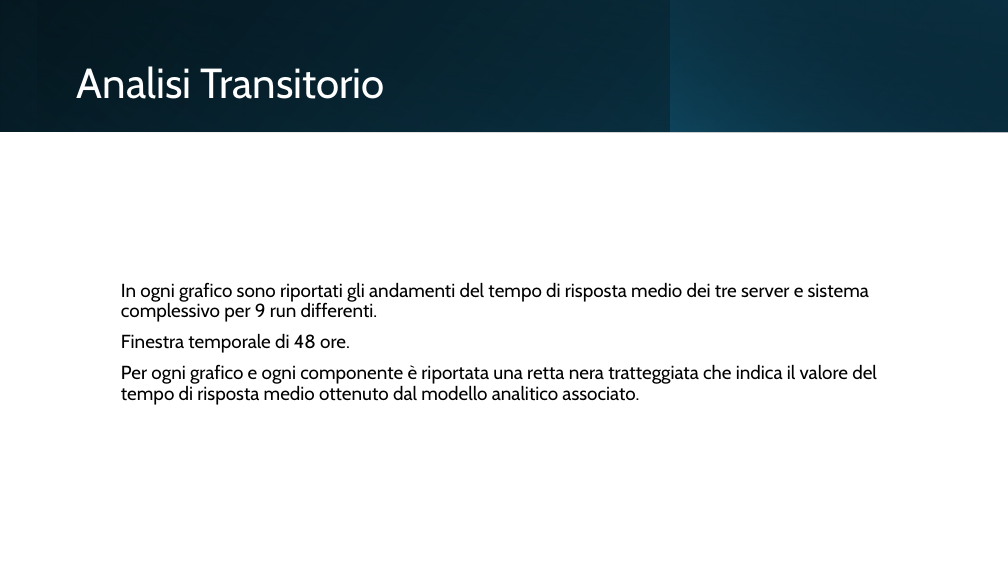
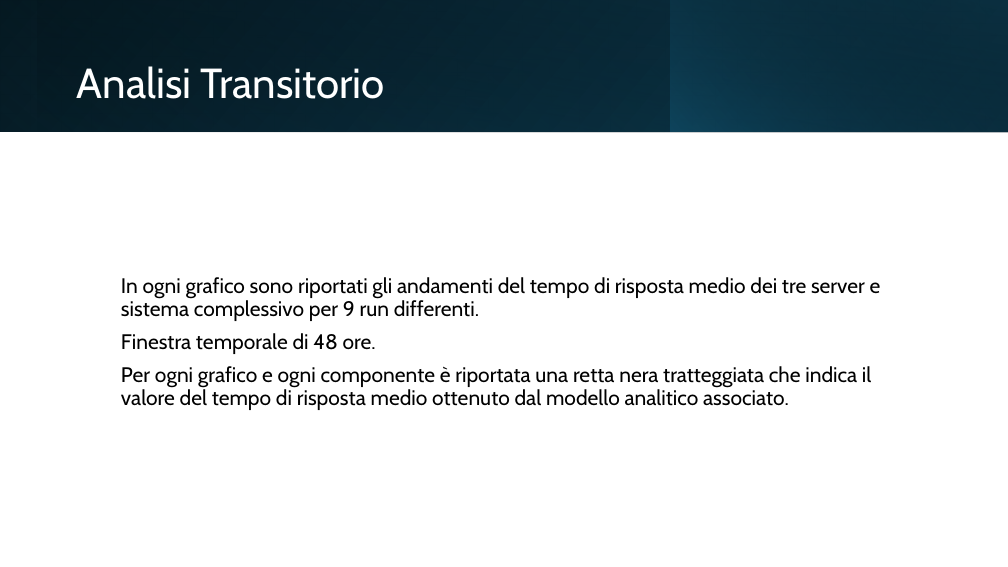
Before and after one commit to jack-mack15/ProgettoPMCSN, a slide deck: slide 11 of Progetto PMCSN.pptx. Drawn at 1008x567 pixels with LibreOffice and Linux fonts; fonts in the diff are those of the drawing. Boxes give left, top, right and bottom in pixels: in the first picture for what was removed or moved away, otherwise in the second. Text is boxed around its words. In the diff, an @@ line names an element or a change of style, - is before the commit and + after.

```diff
--- a/Progetto PMCSN.pptx
+++ b/Progetto PMCSN.pptx
@@ text "In ogni grafico sono riportati ..." at (121,277,881,410): size 18 to 20 pt @@
```
Also in this commit, not shown: 3 other slides changed, 1 slide added, 17 other files.
